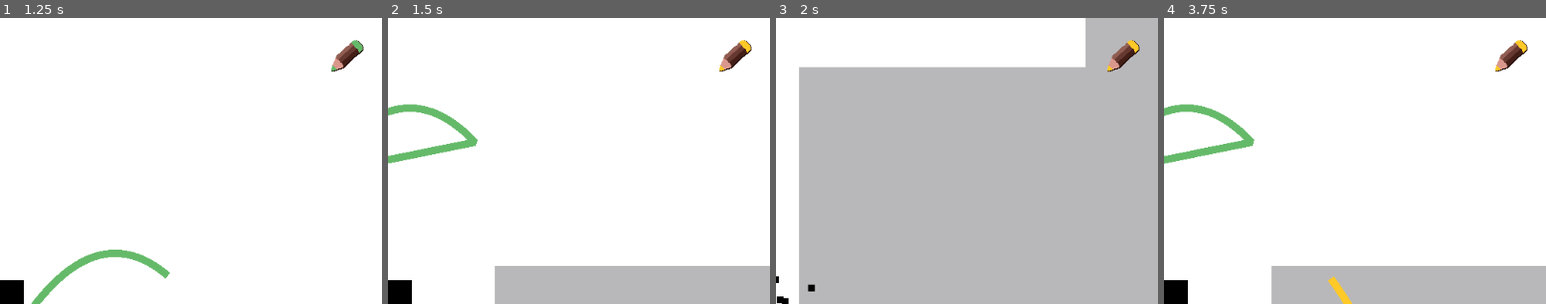
Above: before the commit, frames 1-4 (left to right).
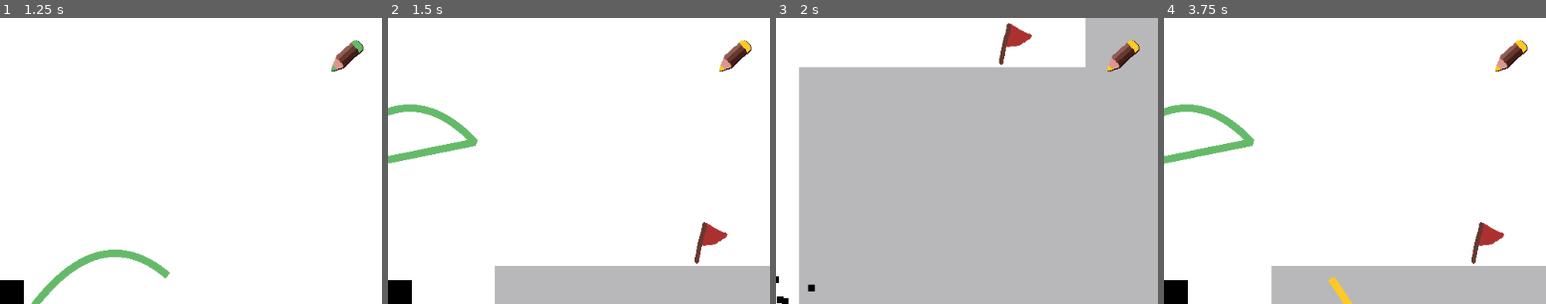
Above: after the commit, the same moments.

Repository: igaryhe/LD45
Game: Godot game, scene res://Level2.tscn
The game is run twice, just before and just after one commit, with the same random seed, the same clock (stepped at 60 frames per second) and the same inputs. This scene is started directly instead of the project's main scene. Sound files missing from this copy of the repository are replaced by a short silence.
Inputs (mouse positions are % of the whole screen's width and height, from its top left):
- Up to frame 1 (1.25 s): tap Enter at 0.5 s; move the mouse to (72, 45) at 0.52 s; press the mouse at (72, 45) at 0.53 s; hold Right (ui_right) from 0.53 s (still down); tap Space (jump) at 0.77 s
- Up to frame 2 (1.5 s): keep holding Right (ui_right); move the mouse to (30, 55) at 1.27 s; release the mouse at (30, 55) at 1.28 s; tap C (switch_color) at 1.35 s
- Up to frame 3 (2 s): keep holding Right (ui_right); tap Space (jump) at 1.52 s
- Up to frame 4 (3.75 s): move the mouse to (60, 28) at 2.02 s; release Right (ui_right) at 2.03 s; hold Left (ui_left) 2.03-2.78 s; hold Mouse wheel up (zoom_in) 2.03-2.78 s; move the mouse to (45, 70) at 2.77 s; hold Right (ui_right) from 2.78 s (still down); tap Mouse wheel down (zoom_out) at 2.85 s; tap Space (jump) at 3.02 s; move the mouse to (80, 65) at 3.52 s; press the mouse at (80, 65) at 3.53 s
The pictures show only the part of the screen within x 50-100%, y 0-50%; the shares and areas given below are measured in that part.

Frame 1 is identical in both runs. In frame 2, 0.5% of the frame differs, in the area x 80-89%, y 71-86%; in frame 3, 0.5%; in frame 4, 0.5%.

Commit message:
make key invisible

Diff:
--- a/Key.tscn
+++ b/Key.tscn
@@ -14,6 +14,7 @@
 shape = SubResource( 1 )
 
 [node name="Sprite" type="Sprite" parent="."]
+visible = false
 texture = ExtResource( 2 )
 
 [node name="AudioStreamPlayer2D" type="AudioStreamPlayer2D" parent="."]
--- a/Level2.tscn
+++ b/Level2.tscn
@@ -1,9 +1,10 @@
-[gd_scene load_steps=5 format=2]
+[gd_scene load_steps=6 format=2]
 
 [ext_resource path="res://tileset.tres" type="TileSet" id=1]
 [ext_resource path="res://Player.tscn" type="PackedScene" id=2]
 [ext_resource path="res://Draw.tscn" type="PackedScene" id=3]
 [ext_resource path="res://Deadzone.tscn" type="PackedScene" id=4]
+[ext_resource path="res://Flag.tscn" type="PackedScene" id=5]
 
 [node name="World" type="Node2D"]
 
@@ -22,3 +23,6 @@
 [node name="Deadzone" parent="Spikes" instance=ExtResource( 4 )]
 position = Vector2( 512, 800 )
 scale = Vector2( 4, 1 )
+
+[node name="Flag" parent="." instance=ExtResource( 5 )]
+position = Vector2( 928, 416 )
